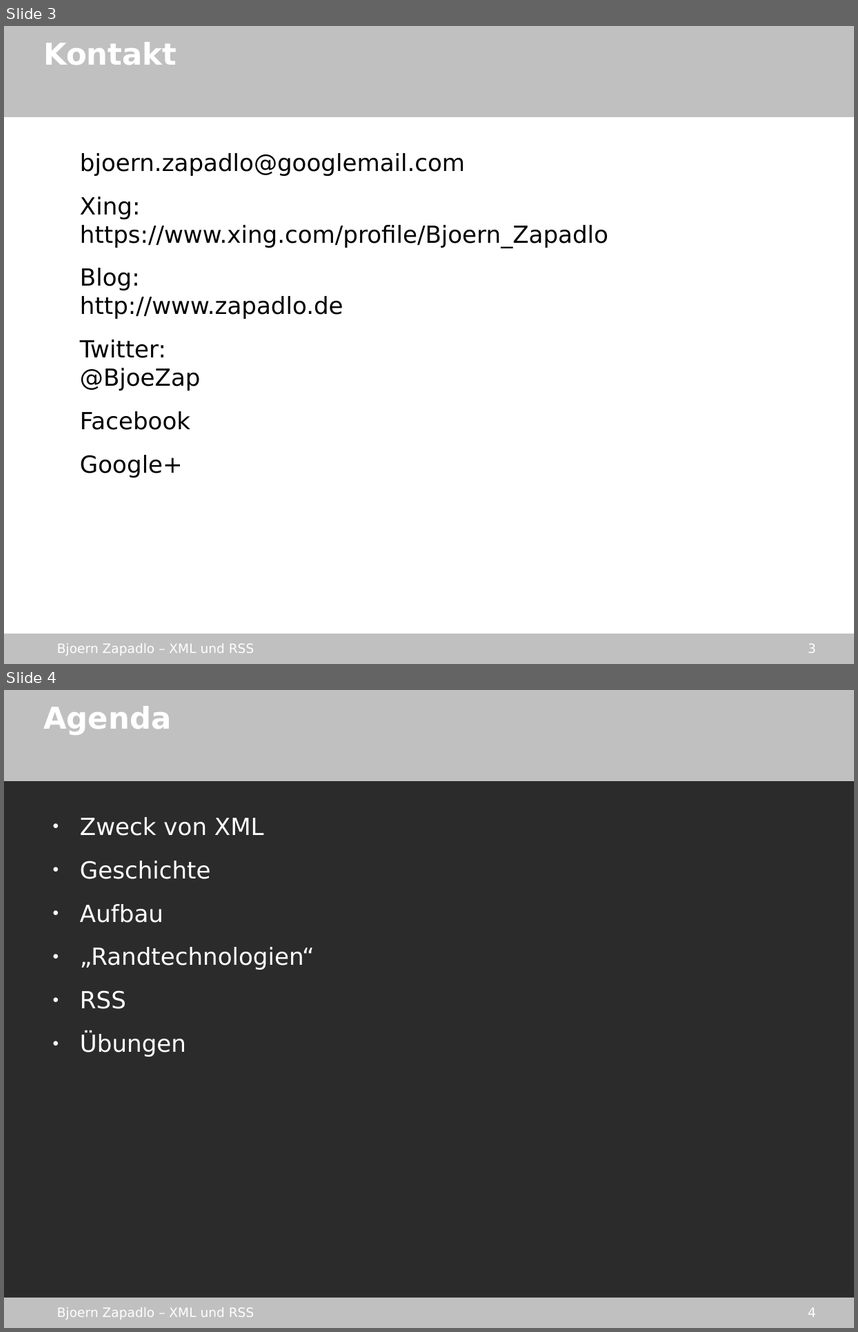
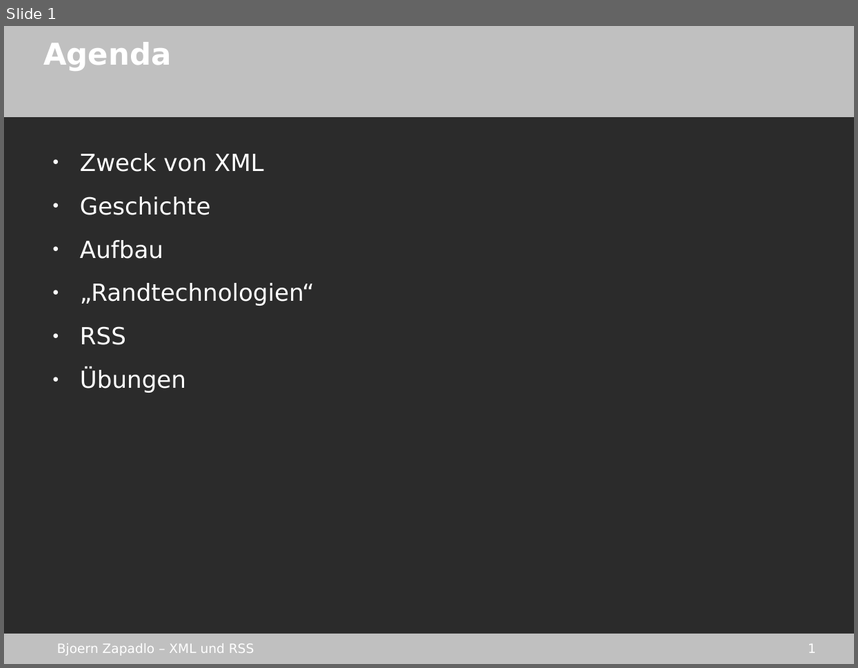
Before and after one commit to gmb2012/sae-xml_rss, a slide deck: stuff/xml_rss.odp. Shown one above the other, each under a label of ours: slides 3 and 4 before the commit, slide 1 after it. The pictures are 858x1332 and 858x668 pixels, drawn with LibreOffice and Linux fonts; fonts in the diff are those of the drawing; background and template pictures are left out; a plain dark background stands for a picture behind light text. Boxes give left, top, right and bottom in pixels: in the first picture for what was removed or moved away, otherwise in the second. Text is boxed around its words. In the diff, an @@ line names an element or a change of style, - is before the commit and + after.

```diff
--- a/stuff/xml_rss.odp
+++ b/stuff/xml_rss.odp
@@ slide 3 removed at (4, 26, 854, 664), background picture (left out); not listed: 4 template elements that a slide beside it also shows @@
@@ title removed at (43, 42, 176, 65) @@
-Kontakt
@@ text removed at (80, 153, 608, 477) @@
-● bjoern.zapadlo@googlemail.com
-● Xing:
-  https://www.xing.com/profile/Bjoern_Zapadlo
-● Blog:
-  http://www.zapadlo.de
-● Twitter:
-  @BjoeZap
-● Facebook
-● Google+
@@ what was slide 4 is now slide 1 @@
@@ page number at (808, 644, 816, 653): text changed @@
-4
+1
```
Also in this commit, not shown: 1 slide added, 3 other slides removed, 1 other file.
